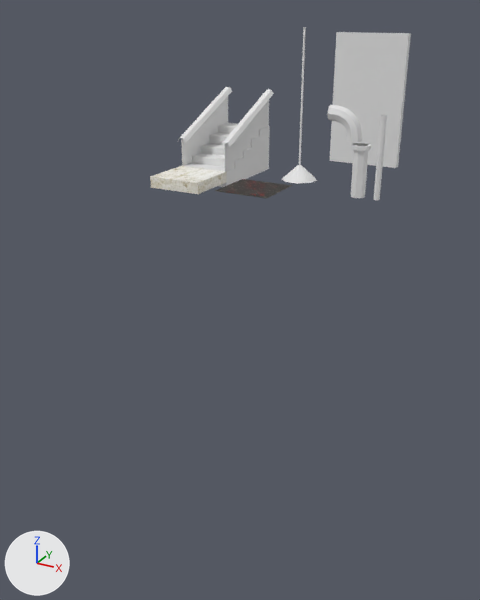
One commit to the Blender file ArtSources/fatherApartmentsBasementEnvironment.blend: the scene before it, then after it.
Rendered twice from a 50 mm lens placed at (14.8, -33.7, 8.7), pointed at (-2.9, -1.6, -7.3). Lighting does not change. The marker at lower left points along +X, +Y and +Z.

In view in the first picture: 'BasementLightLamp', 'BasementStairEnter', 'BasementStairEnterFloor', 'BasementStairEnterWall.001', 'BasementStairGridMetalFloor', 'pipeTurn', 'pipeWide'.
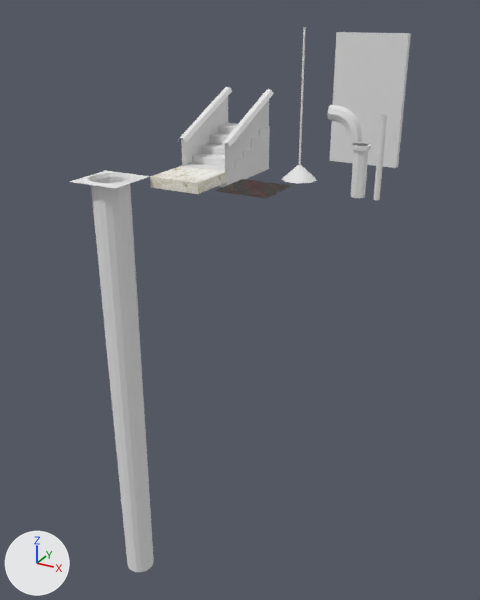
Commit message: hole model

Boxes (x1, y1, x2, y2) around the edits, measured in the pictures (480 x 600 px):
'BasementHoleInTheFloor', added: after (70, 170, 154, 572)

The edits, one by one:
Material 'Material' (mat_material) is new.
Its base color is (0.8, 0.8, 0.8) (white #e7e7e7).
Mesh me_cube_010 is new.
It has 220 vertices, 200 faces and spans x -1.5..1.5, y -1.5..1.5, z -26.3..0.5.
It uses material mat_material (white #e7e7e7).
Object 'BasementHoleInTheFloor' (ob_basementholeinthefloor) is new; it shows me_cube_010.
Its location is (-8.0, -6.5, 0.0).
